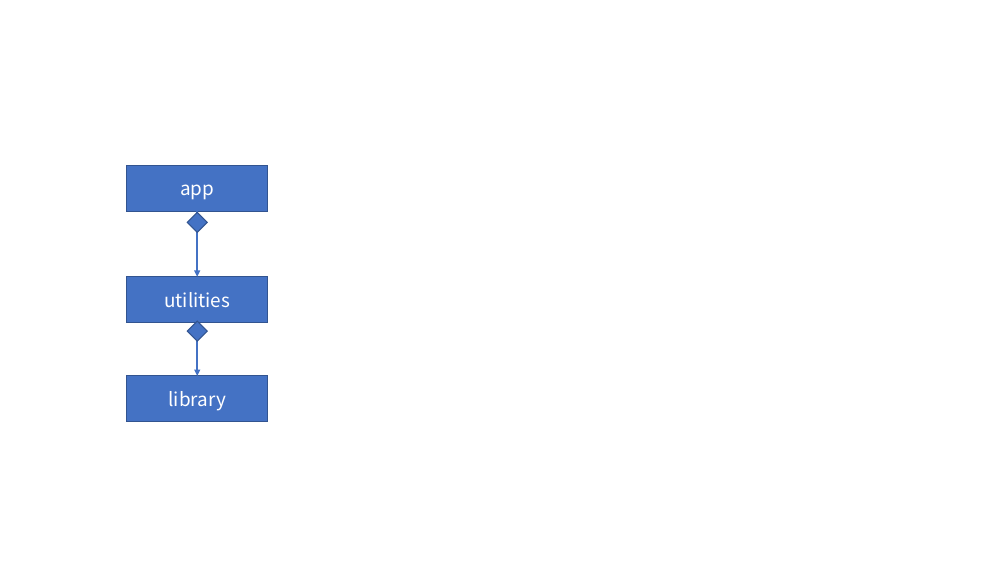
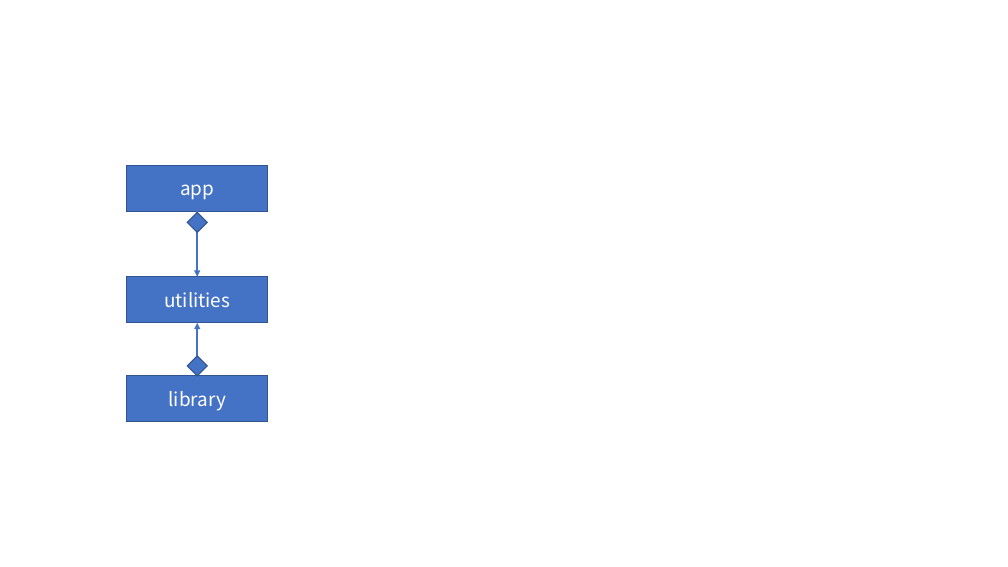
Before and after one commit to Dingadung/2022-study-workspace, a slide deck: slide 10 of study-note/자바/2022-08-19 내용정리.pptx. Drawn at 1008x567 pixels with LibreOffice and Linux fonts; fonts in the diff are those of the drawing. Boxes give left, top, right and bottom in pixels: in the first picture for what was removed or moved away, otherwise in the second. Text is boxed around its words. In the diff, an @@ line names an element or a change of style, - is before the commit and + after.

```diff
--- a/study-note/자바/2022-08-19 내용정리.pptx
+++ b/study-note/자바/2022-08-19 내용정리.pptx
@@ arrow moved from (197, 323) - (197, 376) to (197, 376) - (197, 323) @@
@@ diamond: place and size @@
-diamond at [188, 321, 207, 341]
+diamond at [188, 356, 207, 376]
```
Also in this commit, not shown: 1 other slide changed, 1 slide added, 1 slide removed, 3 other files.
